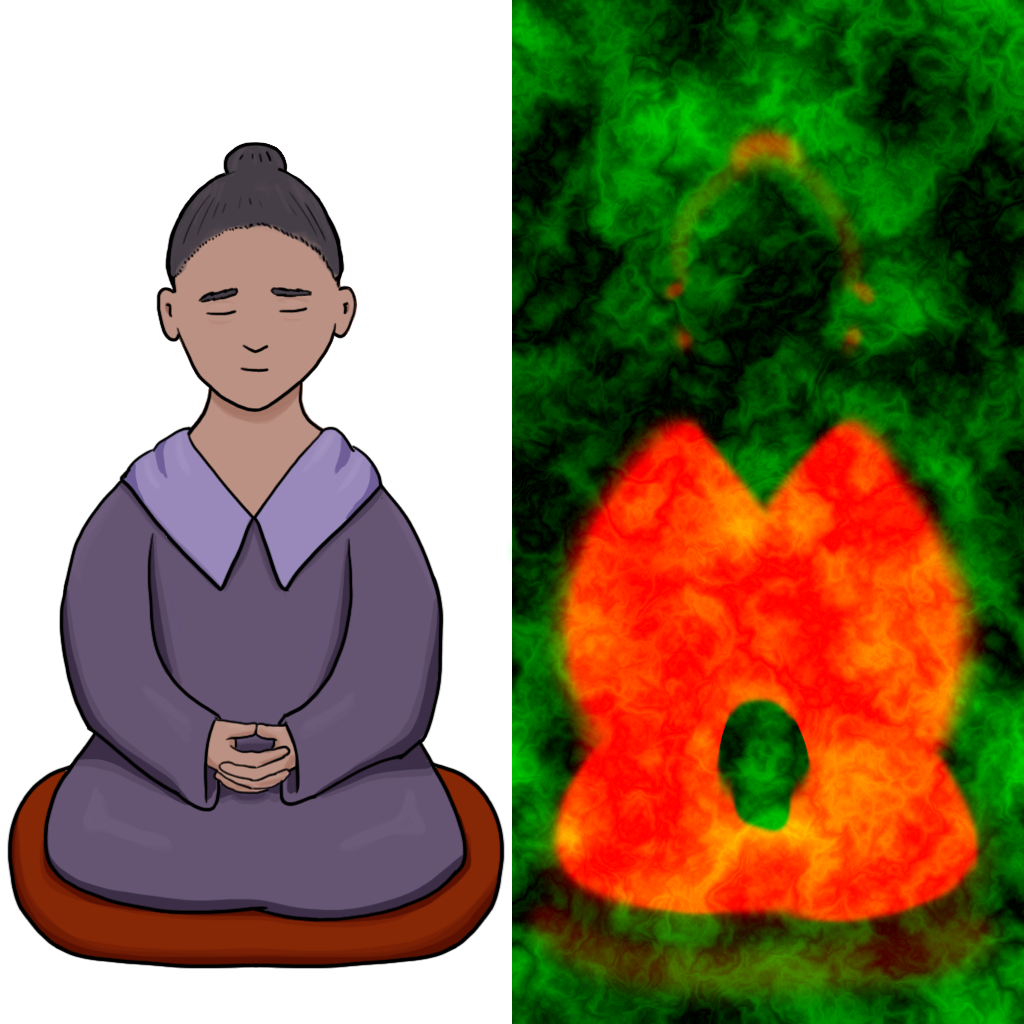
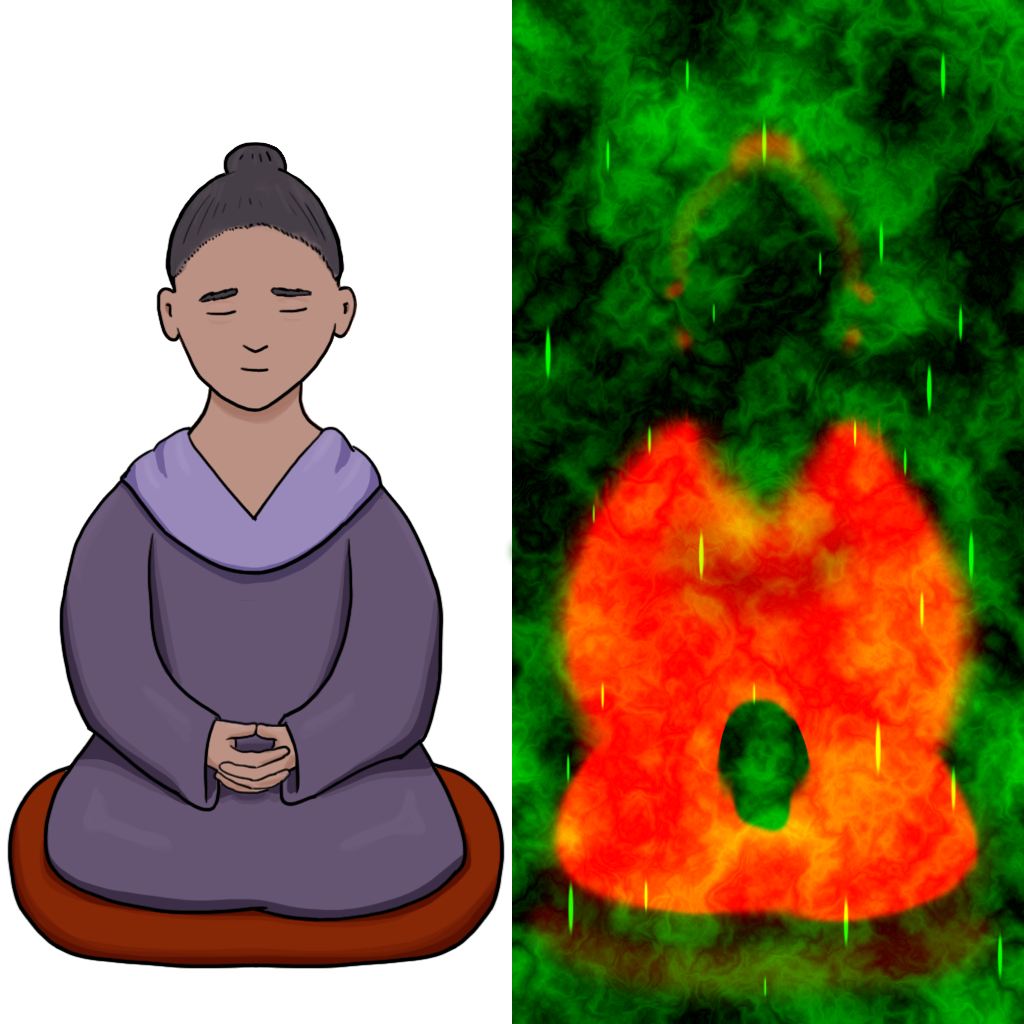
Two versions of the same layered image (1024 x 1024). Layer-by-layer changes:
added layer "streaks" (addition) in group "mask" over [505, 47, 1004, 999]
painted on "wind strength" over [593, 405, 924, 635]
painted on "ink" over [150, 517, 348, 601]
painted on "shading" over [117, 481, 386, 596]
painted on "paint" over [60, 480, 441, 785]
